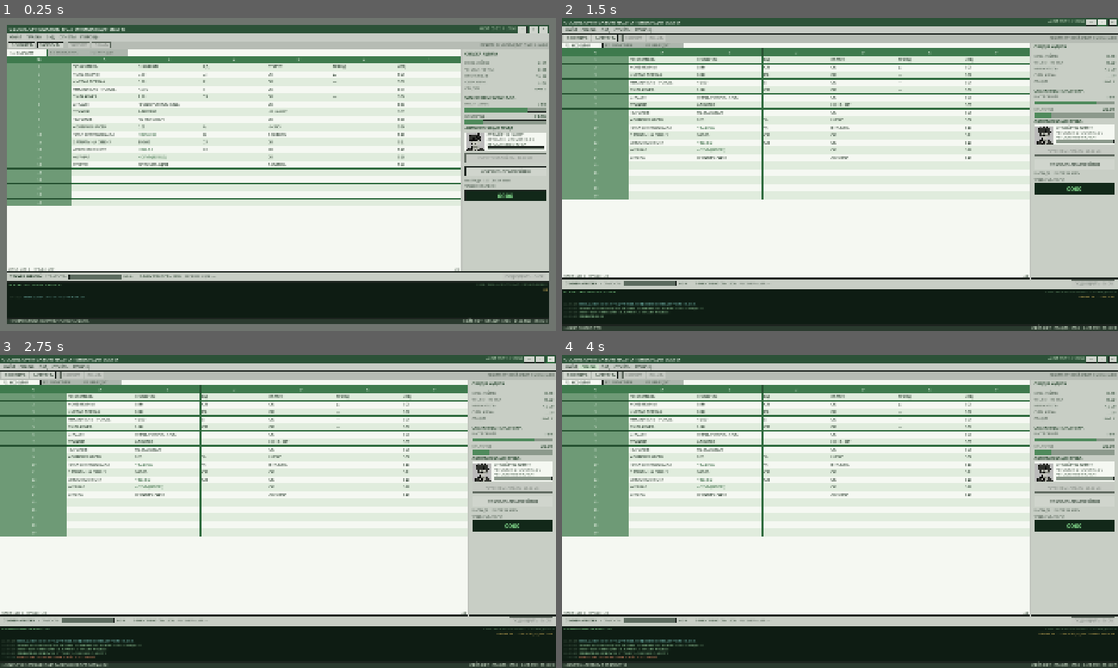
Above: before the commit, frames 1-4 (two rows, left to right).
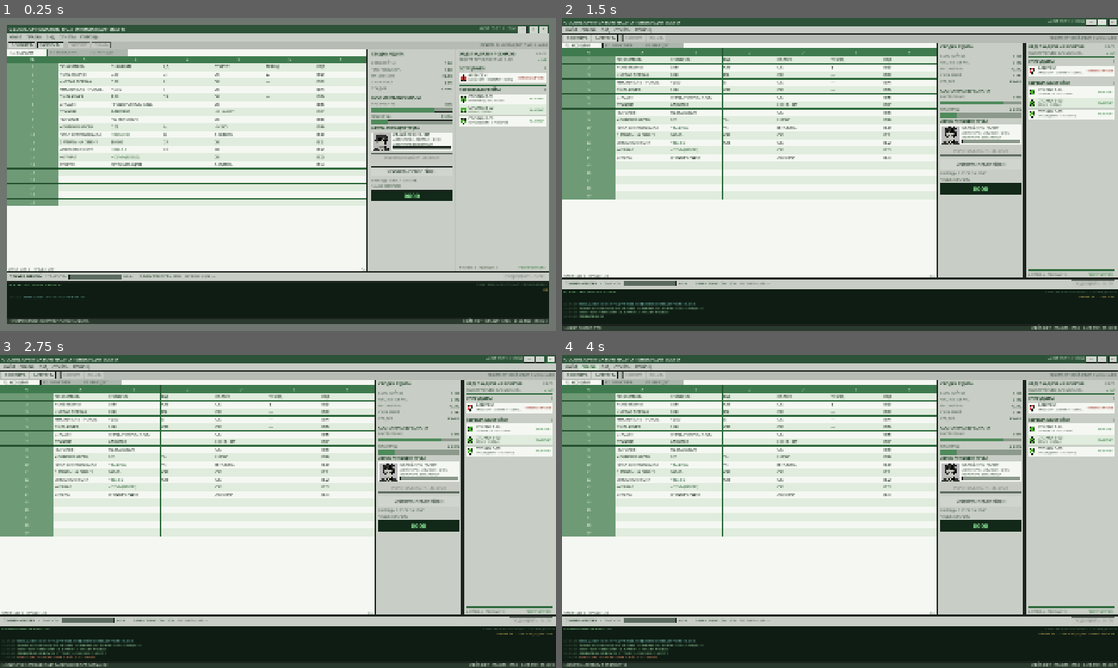
Above: after the commit, the same moments.

Repository: idlersgenii/Global-Optimization-Inc
Game: Godot game, scene res://scenes/MainDashboard.tscn
Same seed, same stepped clock (60 frames per second), same inputs: the game is played once before the commit and once after it. Sound files missing from this copy of the repository are replaced by a short silence.
Inputs:
- Up to frame 1 (0.25 s): no input
- Up to frame 2 (1.5 s): click "—" at 0.5 s; click "□" at 1.25 s
- Up to frame 3 (2.75 s): click "×" at 2 s
- Up to frame 4 (4 s): click "ФАЙЛ" at 2.75 s; click "ПРАВКА" at 3.5 s

The runs differ from the first frame. In frame 1, 18% of the frame differs, in the area x 5-99%, y 10-81%; in frame 2, 19%, in the area x 4-100%, y 8-84%; in frame 3, 19%; in frame 4, 19%.

Commit message:
Add HR and assets sidebar with live status registry

Diff:
--- /dev/null
+++ b/assets/icons/hr_status_burned_out.tres
@@ -0,0 +1,7 @@
+[gd_resource type="AtlasTexture" load_steps=2 format=3]
+
+[ext_resource type="Texture2D" path="res://assets/icons/hr_status_atlas.png" id="1_atlas"]
+
+[resource]
+atlas = ExtResource("1_atlas")
+region = Rect2(512, 0, 512, 512)
--- /dev/null
+++ b/assets/icons/hr_status_optimized.tres
@@ -0,0 +1,7 @@
+[gd_resource type="AtlasTexture" load_steps=2 format=3]
+
+[ext_resource type="Texture2D" path="res://assets/icons/hr_status_atlas.png" id="1_atlas"]
+
+[resource]
+atlas = ExtResource("1_atlas")
+region = Rect2(1024, 0, 512, 512)
--- /dev/null
+++ b/assets/icons/hr_status_working.tres
@@ -0,0 +1,7 @@
+[gd_resource type="AtlasTexture" load_steps=2 format=3]
+
+[ext_resource type="Texture2D" path="res://assets/icons/hr_status_atlas.png" id="1_atlas"]
+
+[resource]
+atlas = ExtResource("1_atlas")
+region = Rect2(0, 0, 512, 512)
--- a/autoload/game_state.gd
+++ b/autoload/game_state.gd
@@ -53,6 +53,29 @@
 ## INTERN_BASE_COST * INTERN_COST_GROWTH^n, where n is the current staff size.
 const INTERN_BASE_COST: float = 25.0
 const INTERN_COST_GROWTH: float = 1.15
+## The cafe starts with three rack entries in the HR & Assets registry. Their
+## descriptions are static; their states are derived from live run data.
+const HR_RACK_DEFINITIONS: Array[Dictionary] = [
+	{
+		"id": &"rack_b01",
+		"name": "СТОЙКА B-01",
+		"detail": "ПРОИЗВОДСТВО · EXCEL",
+	},
+	{
+		"id": &"rack_b02",
+		"name": "СТОЙКА B-02",
+		"detail": "АРХИВ · СЕЙВЫ",
+	},
+	{
+		"id": &"rack_b03",
+		"name": "СТОЙКА B-03",
+		"detail": "ОХЛАЖДЕНИЕ · КИСЛОРОД",
+	},
+]
+## Fatigue at which Alexey and the production rack are considered burned out.
+const HR_BURNOUT_FATIGUE: float = 95.0
+## The cooling rack gives up earlier than the person it is supposed to cool.
+const HR_COOLING_FAILURE_FATIGUE: float = 80.0
 
 ## Fiat credits, called "coffee coins" in the game.
 var coffee_coins: float = 0.0
@@ -90,10 +113,13 @@
 ## Temporary cheer-price surcharge: steps and the time it wears off.
 var _cheer_overuse_steps: int = 0
 var _cheer_overuse_until_msec: int = 0
+## Last registry signature broadcast to the HR sidebar.
+var _last_hr_signature: String = ""
 
 
 func _ready() -> void:
 	_last_activity_msec = Time.get_ticks_msec()
+	_last_hr_signature = _hr_signature()
 	SignalBus.intern_auto_grind_requested.connect(_on_intern_auto_grind_requested)
 
 
@@ -184,6 +210,7 @@
 	interns_hired += 1
 	SignalBus.intern_hire_state_changed.emit(interns_hired, get_intern_hire_cost())
 	SignalBus.employee_hired.emit(SignalBus.INTERN_ALEXEY_ID)
+	_emit_hr_registry_if_changed()
 	return true
 
 
@@ -198,6 +225,99 @@
 		total_reward += grind_coffee()
 	if total_reward > 0.0:
 		SignalBus.intern_auto_grind_performed.emit(total_reward)
+
+# --- HR & Assets registry --------------------------------------------------
+
+## Read-only snapshot used by HRSidebar on startup and after load/reset. Live
+## updates arrive through SignalBus.hr_registry_changed.
+func get_hr_registry() -> Dictionary:
+	return {
+		"employees": _build_hr_employees(),
+		"server_racks": _build_hr_server_racks(),
+	}
+
+
+func _build_hr_employees() -> Array[Dictionary]:
+	var detail := "ВАКАНСИЯ · ОЖИДАЕТ НАЙМА"
+	if interns_hired == 1:
+		detail = "СТАЖЁР · АВТОМАТИЗАЦИЯ"
+	elif interns_hired > 1:
+		detail = "СТАЖЁРЫ ×%d · АВТОМАТИЗАЦИЯ" % interns_hired
+
+	var entries: Array[Dictionary] = [
+		{
+			"id": SignalBus.INTERN_ALEXEY_ID,
+			"name": "АЛЕКСЕЙ",
+			"detail": detail,
+			"status": _get_intern_hr_status(),
+		},
+	]
+	return entries
+
+
+func _build_hr_server_racks() -> Array[Dictionary]:
+	var entries: Array[Dictionary] = []
+	for definition in HR_RACK_DEFINITIONS:
+		var rack_id: StringName = definition["id"]
+		entries.append(
+			{
+				"id": rack_id,
+				"name": definition["name"],
+				"detail": definition["detail"],
+				"status": _get_rack_hr_status(rack_id),
+			}
+		)
+	return entries
+
+
+## Alexey is "optimized" before the position is funded, then works until heavy
+## fatigue burns him out.
+func _get_intern_hr_status() -> int:
+	if interns_hired <= 0:
+		return SignalBus.HRStatus.OPTIMIZED
+	if intern_fatigue >= HR_BURNOUT_FATIGUE:
+		return SignalBus.HRStatus.BURNED_OUT
+	return SignalBus.HRStatus.WORKING
+
+
+func _get_rack_hr_status(rack_id: StringName) -> int:
+	match rack_id:
+		&"rack_b01":
+			if intern_fatigue >= HR_BURNOUT_FATIGUE:
+				return SignalBus.HRStatus.BURNED_OUT
+		&"rack_b02":
+			if current_stage > SignalBus.GameScale.CAFE:
+				return SignalBus.HRStatus.OPTIMIZED
+		&"rack_b03":
+			if intern_fatigue >= HR_COOLING_FAILURE_FATIGUE:
+				return SignalBus.HRStatus.BURNED_OUT
+	return SignalBus.HRStatus.WORKING
+
+
+## Cheap state fingerprint: rebuild payloads only when the roster or a status
+## actually changes, never once per frame.
+func _hr_signature() -> String:
+	var parts := PackedStringArray(
+		[
+			str(interns_hired),
+			str(_get_intern_hr_status()),
+			str(current_stage),
+		]
+	)
+	for definition in HR_RACK_DEFINITIONS:
+		parts.append(str(_get_rack_hr_status(definition["id"])))
+	return "|".join(parts)
+
+
+func _emit_hr_registry_if_changed() -> void:
+	var signature := _hr_signature()
+	if signature == _last_hr_signature:
+		return
+	_last_hr_signature = signature
+	SignalBus.hr_registry_changed.emit(
+		_build_hr_employees(),
+		_build_hr_server_racks()
+	)
 
 # --- Intern fatigue --------------------------------------------------------
 
@@ -220,6 +340,7 @@
 	intern_fatigue = maxf(intern_fatigue - rate * delta, 0.0)
 	SignalBus.fatigue_changed.emit(intern_fatigue)
 	_sync_efficiency_with_fatigue()
+	_emit_hr_registry_if_changed()
 
 
 ## Called on every grind click, manual or automated. Activity only pauses the
@@ -298,6 +419,7 @@
 	_sync_efficiency_with_fatigue()
 	if not was_exhausted and intern_fatigue >= FATIGUE_MAX:
 		SignalBus.intern_exhausted.emit()
+	_emit_hr_registry_if_changed()
 
 
 ## Efficiency multiplier for the given fatigue. Tiers make the intern slower
@@ -482,6 +604,7 @@
 
 	if current_stage > previous_stage:
 		SignalBus.scope_creep_triggered.emit(current_stage)
+	_emit_hr_registry_if_changed()
 
 # --- Save / load -----------------------------------------------------------
 
@@ -661,3 +784,4 @@
 	)
 	SignalBus.intern_hire_state_changed.emit(interns_hired, get_intern_hire_cost())
 	SignalBus.scale_changed.emit(current_stage)
+	_emit_hr_registry_if_changed()
--- a/autoload/signal_bus.gd
+++ b/autoload/signal_bus.gd
@@ -21,6 +21,13 @@
 	INFO = 0,
 	WARNING = 1,
 	CRITICAL = 2,
+}
+
+## State of one employee or asset in the HR & Assets registry.
+enum HRStatus {
+	WORKING = 0,
+	BURNED_OUT = 1,
+	OPTIMIZED = 2,
 }
 
 # --- Shared identifiers ----------------------------------------------------
@@ -86,6 +93,9 @@
 signal hr_notification_received(title: String, message: String, severity: HRSeverity)
 signal morale_changed(new_value: float)
 signal oxygen_level_changed(new_level: float)
+## Full snapshot for the HR & Assets sidebar. GameState emits it only when a
+## registry entry or status actually changes, so the UI does not poll.
+signal hr_registry_changed(employees: Array[Dictionary], server_racks: Array[Dictionary])
 
 # --- Scale and progression -------------------------------------------------
 
--- /dev/null
+++ b/scenes/HRSidebar.tscn
@@ -0,0 +1,124 @@
+[gd_scene load_steps=2 format=3]
+
+[ext_resource type="Script" path="res://scripts/hr_sidebar.gd" id="1_script"]
+
+[node name="HRSidebar" type="PanelContainer"]
+custom_minimum_size = Vector2(320, 0)
+size_flags_vertical = 3
+theme_type_variation = &"SidePanel"
+script = ExtResource("1_script")
+
+[node name="Layout" type="VBoxContainer" parent="."]
+layout_mode = 2
+theme_override_constants/separation = 6
+
+[node name="HeaderRow" type="HBoxContainer" parent="Layout"]
+layout_mode = 2
+
+[node name="HeaderTitle" type="Label" parent="Layout/HeaderRow"]
+layout_mode = 2
+size_flags_horizontal = 3
+theme_type_variation = &"SideHeaderLabel"
+text = "ОТДЕЛ КАДРОВ И РЕСУРСОВ"
+
+[node name="HeaderMeta" type="Label" parent="Layout/HeaderRow"]
+layout_mode = 2
+theme_type_variation = &"MutedLabel"
+text = "HR-09"
+vertical_alignment = 1
+
+[node name="SubtitleRow" type="HBoxContainer" parent="Layout"]
+layout_mode = 2
+
+[node name="Subtitle" type="Label" parent="Layout/SubtitleRow"]
+layout_mode = 2
+size_flags_horizontal = 3
+theme_type_variation = &"MutedLabel"
+text = "РЕЕСТР АКТИВОВ // СМЕНА 001"
+clip_text = true
+
+[node name="LiveLabel" type="Label" parent="Layout/SubtitleRow"]
+layout_mode = 2
+theme_type_variation = &"MutedLabel"
+theme_override_colors/font_color = Color(0.17, 0.47, 0.23, 1)
+theme_override_font_sizes/font_size = 10
+text = "● LIVE"
+
+[node name="HeaderSeparator" type="HSeparator" parent="Layout"]
+layout_mode = 2
+
+[node name="RegistryScroll" type="ScrollContainer" parent="Layout"]
+layout_mode = 2
+size_flags_vertical = 3
+horizontal_scroll_mode = 0
+
+[node name="Content" type="VBoxContainer" parent="Layout/RegistryScroll"]
+layout_mode = 2
+size_flags_horizontal = 3
+theme_override_constants/separation = 6
+
+[node name="EmployeesHeader" type="HBoxContainer" parent="Layout/RegistryScroll/Content"]
+layout_mode = 2
+
+[node name="EmployeesTitle" type="Label" parent="Layout/RegistryScroll/Content/EmployeesHeader"]
+layout_mode = 2
+size_flags_horizontal = 3
+theme_type_variation = &"SideHeaderLabel"
+text = "СОТРУДНИКИ"
+
+[node name="EmployeesCount" type="Label" parent="Layout/RegistryScroll/Content/EmployeesHeader"]
+unique_name_in_owner = true
+layout_mode = 2
+theme_type_variation = &"MutedLabel"
+text = "0"
+vertical_alignment = 1
+
+[node name="EmployeesList" type="VBoxContainer" parent="Layout/RegistryScroll/Content"]
+unique_name_in_owner = true
+layout_mode = 2
+theme_override_constants/separation = 2
+
+[node name="SectionSeparator1" type="HSeparator" parent="Layout/RegistryScroll/Content"]
+layout_mode = 2
+
+[node name="ServerRacksHeader" type="HBoxContainer" parent="Layout/RegistryScroll/Content"]
+layout_mode = 2
+
+[node name="ServerRacksTitle" type="Label" parent="Layout/RegistryScroll/Content/ServerRacksHeader"]
+layout_mode = 2
+size_flags_horizontal = 3
+theme_type_variation = &"SideHeaderLabel"
+text = "СЕРВЕРНЫЕ СТОЙКИ"
+
+[node name="ServerRacksCount" type="Label" parent="Layout/RegistryScroll/Content/ServerRacksHeader"]
+unique_name_in_owner = true
+layout_mode = 2
+theme_type_variation = &"MutedLabel"
+text = "0"
+vertical_alignment = 1
+
+[node name="ServerRacksList" type="VBoxContainer" parent="Layout/RegistryScroll/Content"]
+unique_name_in_owner = true
+layout_mode = 2
+theme_override_constants/separation = 2
+
+[node name="FooterSeparator" type="HSeparator" parent="Layout"]
+layout_mode = 2
+
+[node name="FooterRow" type="HBoxContainer" parent="Layout"]
+layout_mode = 2
+
+[node name="FooterSummary" type="Label" parent="Layout/FooterRow"]
+unique_name_in_owner = true
+layout_mode = 2
+size_flags_horizontal = 3
+theme_type_variation = &"MutedLabel"
+theme_override_font_sizes/font_size = 10
+text = "АКТИВОВ: 0"
+
+[node name="FooterStatus" type="Label" parent="Layout/FooterRow"]
+layout_mode = 2
+theme_type_variation = &"MutedLabel"
+theme_override_colors/font_color = Color(0.17, 0.47, 0.23, 1)
+theme_override_font_sizes/font_size = 10
+text = "РЕЕСТР АКТУАЛЕН"
--- a/scenes/MainDashboard.tscn
+++ b/scenes/MainDashboard.tscn
@@ -5,6 +5,7 @@
 [ext_resource type="PackedScene" path="res://scenes/FatigueComponent.tscn" id="3_fatigue"]
 [ext_resource type="Texture2D" path="res://assets/portraits/alexey.png" id="4_alexey"]
 [ext_resource type="PackedScene" path="res://scenes/LogTicker.tscn" id="5_log_ticker"]
+[ext_resource type="PackedScene" path="res://scenes/HRSidebar.tscn" id="6_hr_sidebar"]
 
 [node name="MainDashboard" type="Control" unique_id=1658704504]
 layout_mode = 3
@@ -523,6 +524,9 @@
 text = "0000"
 horizontal_alignment = 1
 
+[node name="HRSidebar" parent="WindowMargin/WindowFrame/WindowLayout/Body" instance=ExtResource("6_hr_sidebar")]
+layout_mode = 2
+
 [node name="FatigueComponent" parent="WindowMargin/WindowFrame/WindowLayout" instance=ExtResource("3_fatigue")]
 layout_mode = 2
 
--- /dev/null
+++ b/scripts/hr_sidebar.gd
@@ -0,0 +1,183 @@
+extends PanelContainer
+## HR & Assets sidebar.
+##
+## GameState owns the registry and pushes full snapshots through
+## SignalBus.hr_registry_changed. This panel only renders entries and never
+## reaches into employee or production systems directly.
+
+const ICON_WORKING: Texture2D = preload("res://assets/icons/hr_status_working.tres")
+const ICON_BURNED_OUT: Texture2D = preload("res://assets/icons/hr_status_burned_out.tres")
+const ICON_OPTIMIZED: Texture2D = preload("res://assets/icons/hr_status_optimized.tres")
+
+const COLOR_WORKING: Color = Color(0.17, 0.47, 0.23, 1.0)
+const COLOR_BURNED_OUT: Color = Color(0.62, 0.38, 0.0, 1.0)
+const COLOR_OPTIMIZED: Color = Color(0.60, 0.16, 0.12, 1.0)
+const COLOR_UNKNOWN: Color = Color(0.3, 0.35, 0.3, 1.0)
+
+const ROW_HEIGHT: float = 36.0
+const STATUS_WIDTH: float = 100.0
+const ICON_SIZE: float = 22.0
+
+@onready var _employees_list: VBoxContainer = %EmployeesList
+@onready var _server_racks_list: VBoxContainer = %ServerRacksList
+@onready var _employees_count: Label = %EmployeesCount
+@onready var _server_racks_count: Label = %ServerRacksCount
+@onready var _footer_summary: Label = %FooterSummary
+
+
+func _ready() -> void:
+	SignalBus.hr_registry_changed.connect(_on_hr_registry_changed)
+	SignalBus.game_loaded.connect(_on_game_loaded)
+	SignalBus.game_reset.connect(_on_game_reset)
+	_refresh_from_state()
+
+
+# --- Data ------------------------------------------------------------------
+
+## Startup/load fallback. Normal updates arrive through the bus signal.
+func _refresh_from_state() -> void:
+	var registry: Dictionary = GameState.get_hr_registry()
+	_render(
+		registry.get("employees", []),
+		registry.get("server_racks", [])
+	)
+
+
+func _on_hr_registry_changed(
+	employees: Array[Dictionary], server_racks: Array[Dictionary]
+) -> void:
+	_render(employees, server_racks)
+
+
+func _on_game_loaded(_slot: StringName) -> void:
+	_refresh_from_state()
+
+
+func _on_game_reset() -> void:
+	_refresh_from_state()
+
+
+func _render(employees: Array, server_racks: Array) -> void:
+	_rebuild_list(_employees_list, employees)
+	_rebuild_list(_server_racks_list, server_racks)
+	_employees_count.text = str(employees.size())
+	_server_racks_count.text = str(server_racks.size())
+
+	var total := employees.size() + server_racks.size()
+	var working := (
+		_count_status(employees, SignalBus.HRStatus.WORKING)
+		+ _count_status(server_racks, SignalBus.HRStatus.WORKING)
+	)
+	_footer_summary.text = "АКТИВОВ: %d · РАБОТАЮТ: %d" % [total, working]
+
+
+func _count_status(entries: Array, status: int) -> int:
+	var count := 0
+	for entry in entries:
+		if int((entry as Dictionary).get("status", -1)) == status:
+			count += 1
+	return count
+
+
+# --- Row construction ------------------------------------------------------
+
+func _rebuild_list(container: VBoxContainer, entries: Array) -> void:
+	for child in container.get_children():
+		child.free()
+
+	for index in range(entries.size()):
+		var entry: Dictionary = entries[index]
+		container.add_child(_create_row(entry, index))
+
+
+func _create_row(entry: Dictionary, index: int) -> PanelContainer:
+	var status := int(entry.get("status", SignalBus.HRStatus.WORKING))
+	var name_text := str(entry.get("name", "БЕЗ ИМЕНИ"))
+	var detail_text := str(entry.get("detail", ""))
+
+	var panel := PanelContainer.new()
+	panel.theme_type_variation = &"CellPanelAlt" if index % 2 == 1 else &"CellPanel"
+	panel.custom_minimum_size = Vector2(0.0, ROW_HEIGHT)
+	panel.tooltip_text = "%s\n%s\nСТАТУС: %s" % [
+		name_text,
+		detail_text,
+		_status_label(status),
+	]
+
+	var row := HBoxContainer.new()
+	row.add_theme_constant_override("separation", 6)
+	panel.add_child(row)
+
+	var icon := TextureRect.new()
+	icon.custom_minimum_size = Vector2(ICON_SIZE, ICON_SIZE)
+	icon.texture = _status_icon(status)
+	icon.texture_filter = CanvasItem.TEXTURE_FILTER_NEAREST
+	icon.expand_mode = TextureRect.EXPAND_IGNORE_SIZE
+	icon.stretch_mode = TextureRect.STRETCH_KEEP_ASPECT_CENTERED
+	icon.mouse_filter = Control.MOUSE_FILTER_IGNORE
+	row.add_child(icon)
+
+	var info := VBoxContainer.new()
+	info.size_flags_horizontal = Control.SIZE_EXPAND_FILL
+	info.add_theme_constant_override("separation", 0)
+	row.add_child(info)
+
+	var name_label := Label.new()
+	name_label.theme_type_variation = &"CellLabel"
+	name_label.text = name_text
+	name_label.clip_text = true
+	info.add_child(name_label)
+
+	var detail_label := Label.new()
+	detail_label.theme_type_variation = &"MutedLabel"
+	detail_label.add_theme_font_size_override("font_size", 10)
+	detail_label.text = detail_text
+	detail_label.clip_text = true
+	info.add_child(detail_label)
+
+	var status_label := Label.new()
+	status_label.custom_minimum_size = Vector2(STATUS_WIDTH, 0.0)
+	status_label.horizontal_alignment = HORIZONTAL_ALIGNMENT_RIGHT
+	status_label.vertical_alignment = VERTICAL_ALIGNMENT_CENTER
+	status_label.add_theme_font_size_override("font_size", 10)
+	status_label.add_theme_color_override("font_color", _status_color(status))
+	status_label.text = _status_label(status)
+	status_label.clip_text = true
+	row.add_child(status_label)
+
+	return panel
+
+
+# --- Status presentation ---------------------------------------------------
+
+func _status_label(status: int) -> String:
+	match status:
+		SignalBus.HRStatus.WORKING:
+			return "РАБОТАЕТ"
+		SignalBus.HRStatus.BURNED_OUT:
+			return "ВЫГОРЕЛ"
+		SignalBus.HRStatus.OPTIMIZED:
+			return "ОПТИМИЗИРОВАН"
+	return "НЕИЗВЕСТНО"
+
+
+func _status_icon(status: int) -> Texture2D:
+	match status:
+		SignalBus.HRStatus.WORKING:
+			return ICON_WORKING
+		SignalBus.HRStatus.BURNED_OUT:
+			return ICON_BURNED_OUT
+		SignalBus.HRStatus.OPTIMIZED:
+			return ICON_OPTIMIZED
+	return ICON_OPTIMIZED
+
+
+func _status_color(status: int) -> Color:
+	match status:
+		SignalBus.HRStatus.WORKING:
+			return COLOR_WORKING
+		SignalBus.HRStatus.BURNED_OUT:
+			return COLOR_BURNED_OUT
+		SignalBus.HRStatus.OPTIMIZED:
+			return COLOR_OPTIMIZED
+	return COLOR_UNKNOWN
Binary file added: assets/icons/hr_status_atlas.png
Not shown, added: assets/icons/hr_status_atlas.png.import
Binary file added: assets/icons/hr_status_burned_out.png
Not shown, added: assets/icons/hr_status_burned_out.png.import
Binary file added: assets/icons/hr_status_optimized.png
Not shown, added: assets/icons/hr_status_optimized.png.import
Binary file added: assets/icons/hr_status_working.png
Not shown, added: assets/icons/hr_status_working.png.import
Not shown, added: scripts/hr_sidebar.gd.uid
